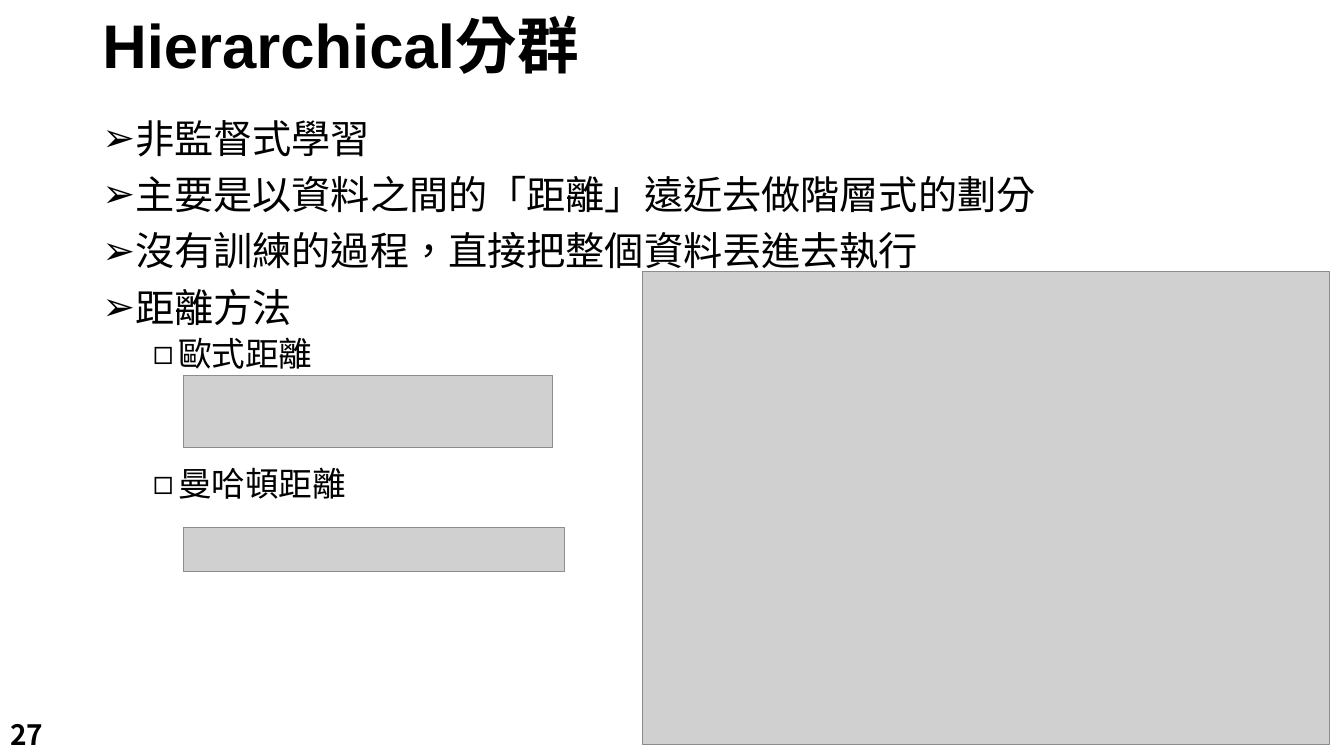
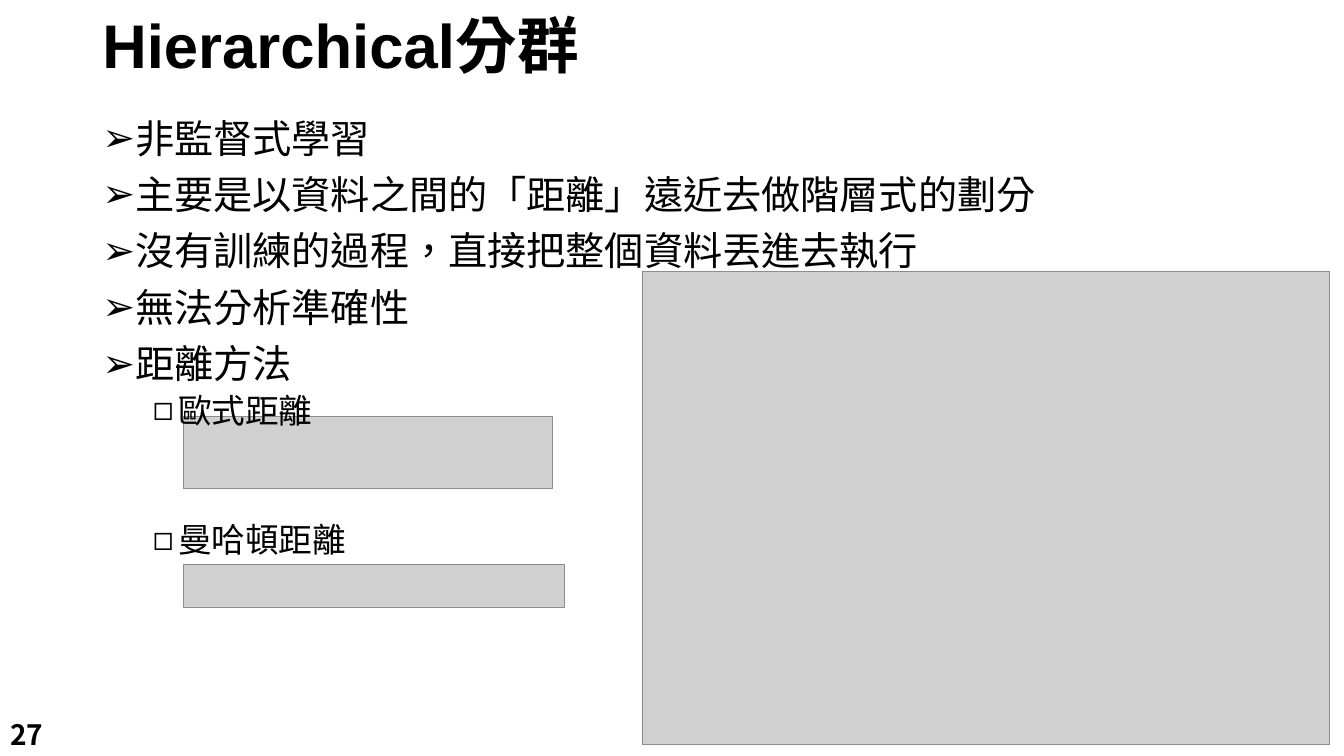
Before and after one commit to LeBronWilly/Basic_R_Language, a slide deck: slide 27 of R_Presentation.pptx. Drawn at 1344x756 pixels with LibreOffice and Linux fonts; fonts in the diff are those of the drawing; grey boxes stand for pictures; background and template pictures are left out. Boxes give left, top, right and bottom in pixels: in the first picture for what was removed or moved away, otherwise in the second. Text is boxed around its words. In the diff, an @@ line names an element or a change of style, - is before the commit and + after.

```diff
--- a/R_Presentation.pptx
+++ b/R_Presentation.pptx
@@ text at (135, 289, 409, 326): paragraph added @@
+➢ 無法分析準確性
@@ picture: place and size @@
-picture at (184, 376, 553, 448)
+picture at (184, 417, 553, 489)
@@ picture: place and size @@
-picture at (184, 527, 566, 571)
+picture at (184, 565, 566, 608)
```
Also in this commit, not shown: 17 other slides changed, 2 other files.
